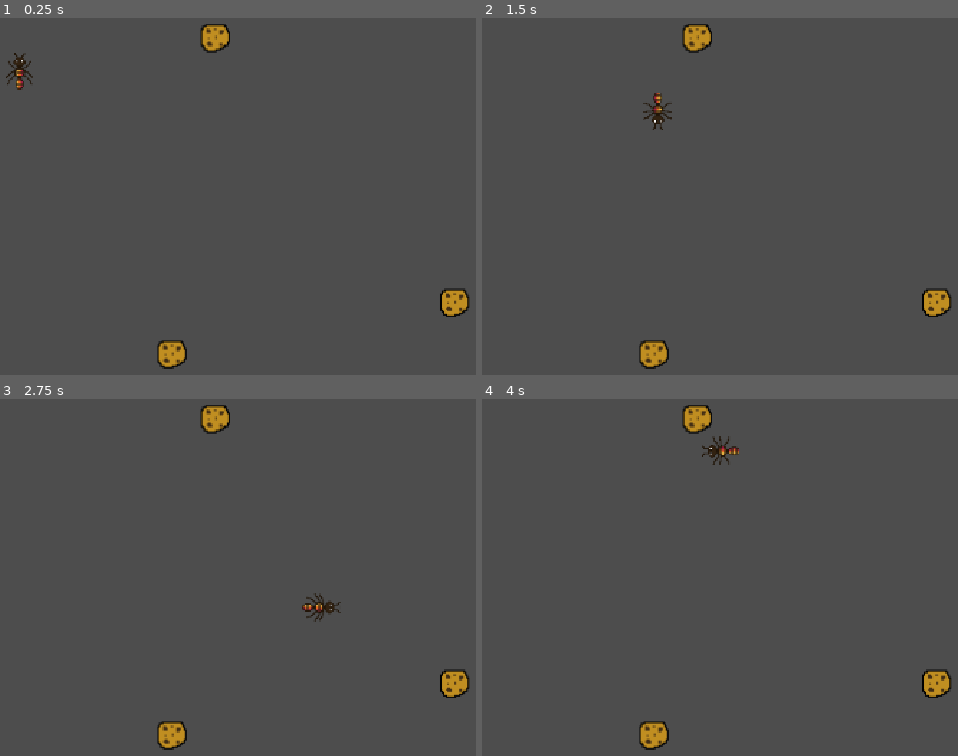
Above: before the commit, frames 1-4 (two rows, left to right).
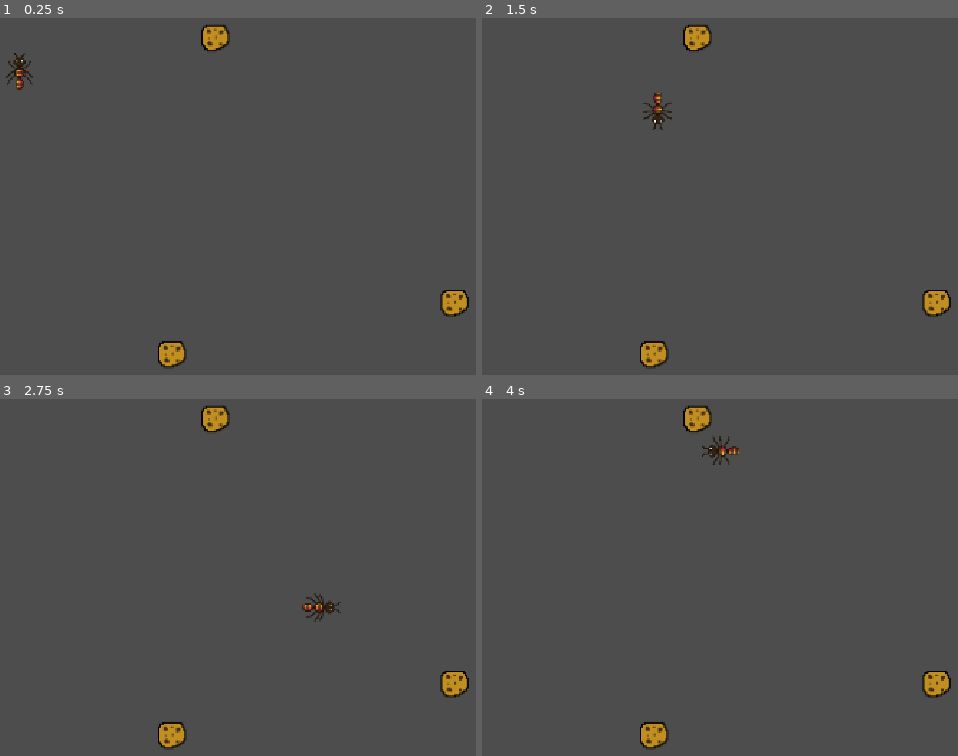
Above: after the commit, the same moments.

Repository: nurali-amirgali/ant-dodger
Game: Godot game, scene res://node_2d.tscn
Two runs of this game, one before a commit and one after it. Both use one fixed random seed, a clock stepped at 60 frames per second and the inputs below.
Inputs (mouse positions are in pixels of both pictures, inside the frame that each line leads up to):
- Up to frame 1 (0.25 s): no input
- Up to frame 2 (1.5 s): tap Enter at 0.5 s; move the mouse to (outside the picture) at 0.52 s; hold D (moveRight) 0.53-1.28 s; tap Alt at 0.6 s; click (outside the picture) at 0.67 s; move the mouse to (691, 242) at 1.27 s; hold S (moveDown) from 1.28 s (still down); tap Shift at 1.35 s
- Up to frame 3 (2.75 s): move the mouse to (452, 502) at 2.02 s; release S (moveDown) at 2.03 s; hold D (moveRight) from 2.03 s (still down); tap Alt at 2.1 s
- Up to frame 4 (4 s): move the mouse to (815, 691) at 2.77 s; release D (moveRight) at 2.78 s; hold W (moveUp) 2.78-3.53 s; tap Shift at 2.85 s; click (815, 691) at 2.92 s; move the mouse to (outside the picture) at 3.52 s; hold A (moveLeft) from 3.53 s (still down); tap Alt at 3.6 s

The runs differ from the first frame. In frame 1, 0.5% of the frame differs, in the area x 32-99%, y 1-99%; in frame 2, 0.5%; in frame 3, 0.5%; in frame 4, 0.5%.

Commit message:
cookie pop in animation
added a nice pop in animation for the cookies

Diff:
--- a/cookie.gd
+++ b/cookie.gd
@@ -2,9 +2,15 @@
 
 signal collectedCookie(cookie: Node2D)
 
+@export var popUpTime: float = 0.1
+@export var fullScale: int = 2.1
+
 # Called when the node enters the scene tree for the first time.
 func _ready() -> void:
 	body_entered.connect(onBodyEntered)
+	scale = Vector2.ZERO
+	var tween = create_tween()
+	tween.tween_property(self, "scale", Vector2(fullScale, fullScale), popUpTime)
 
 # Called every frame. 'delta' is the elapsed time since the previous frame.
 func _process(delta: float) -> void:
